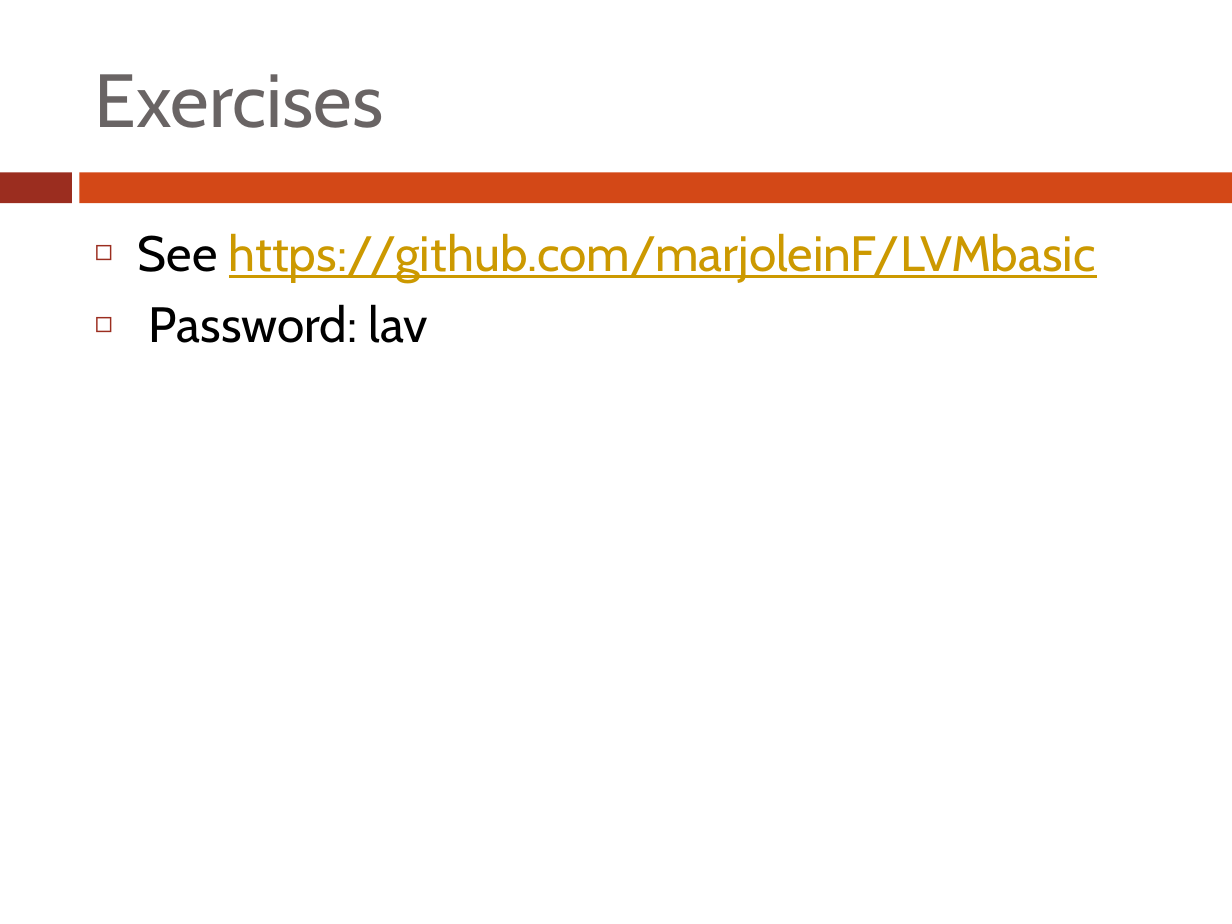
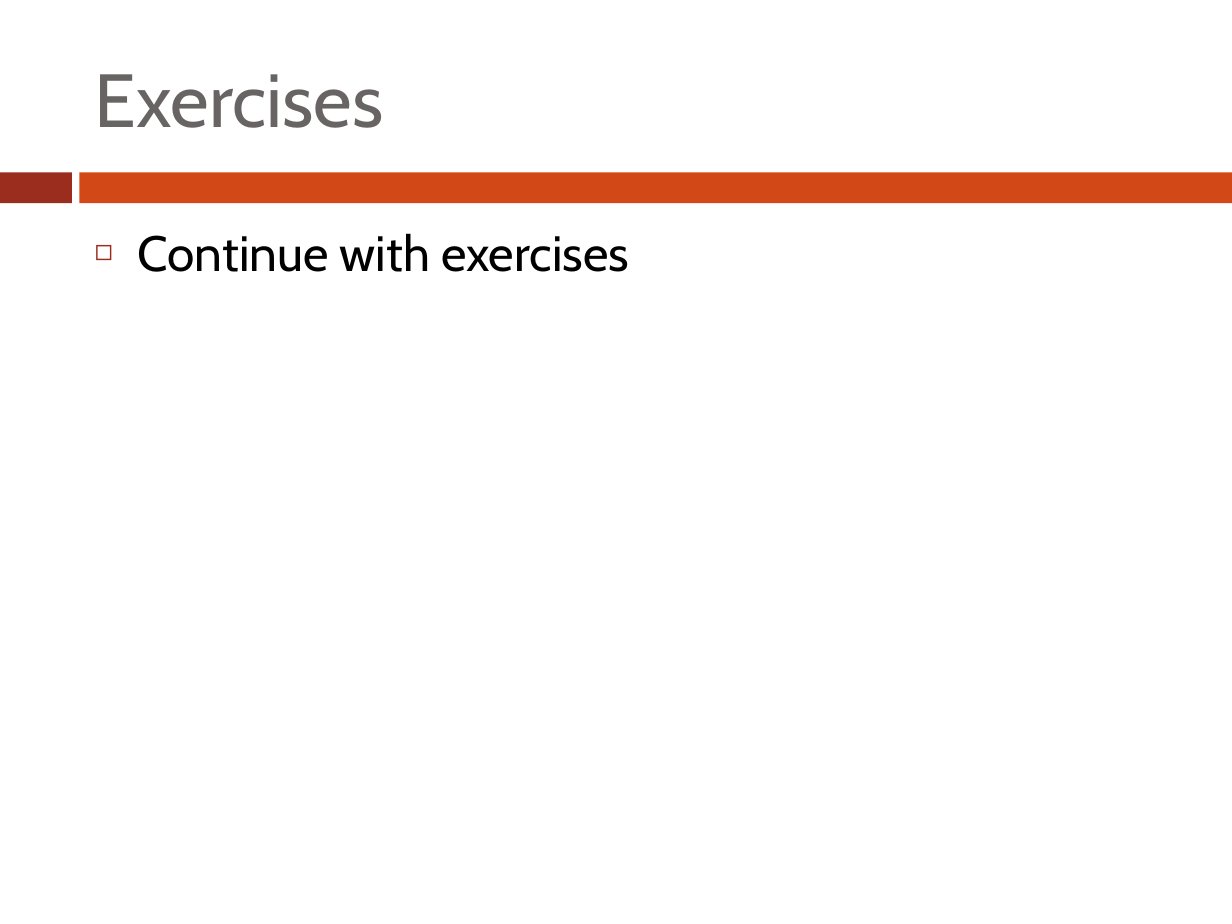
Before and after one commit to marjoleinF/LVMbasic, a slide deck: slide 41 of 01_intro/LVM session 1.pptx (slide 42 before the commit). Drawn at 1232x924 pixels with LibreOffice and Linux fonts; fonts in the diff are those of the drawing. Boxes give left, top, right and bottom in pixels: in the first picture for what was removed or moved away, otherwise in the second. Text is boxed around its words. In the diff, an @@ line names an element or a change of style, - is before the commit and + after.

```diff
--- a/01_intro/LVM session 1.pptx
+++ b/01_intro/LVM session 1.pptx
@@ text at <box>138,233,629,272</box>: text changed; text colour #CC9900 to #000000 @@
-◻ See https://github.com/marjoleinF/LVMbasic
-◻ Password: lav
+◻ Continue with exercises
```
Also in this commit, not shown: 2 other slides changed, 1 slide removed, 5 other files.
